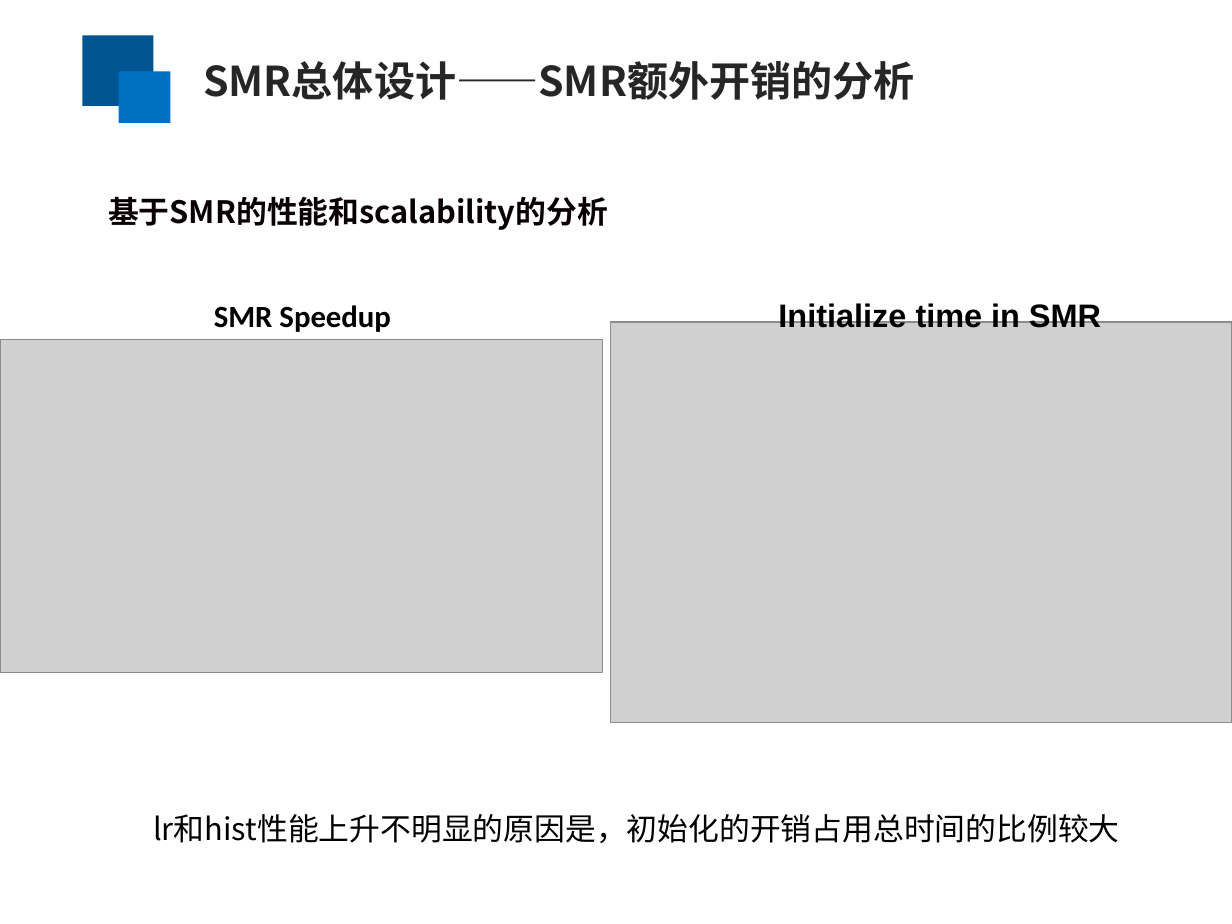
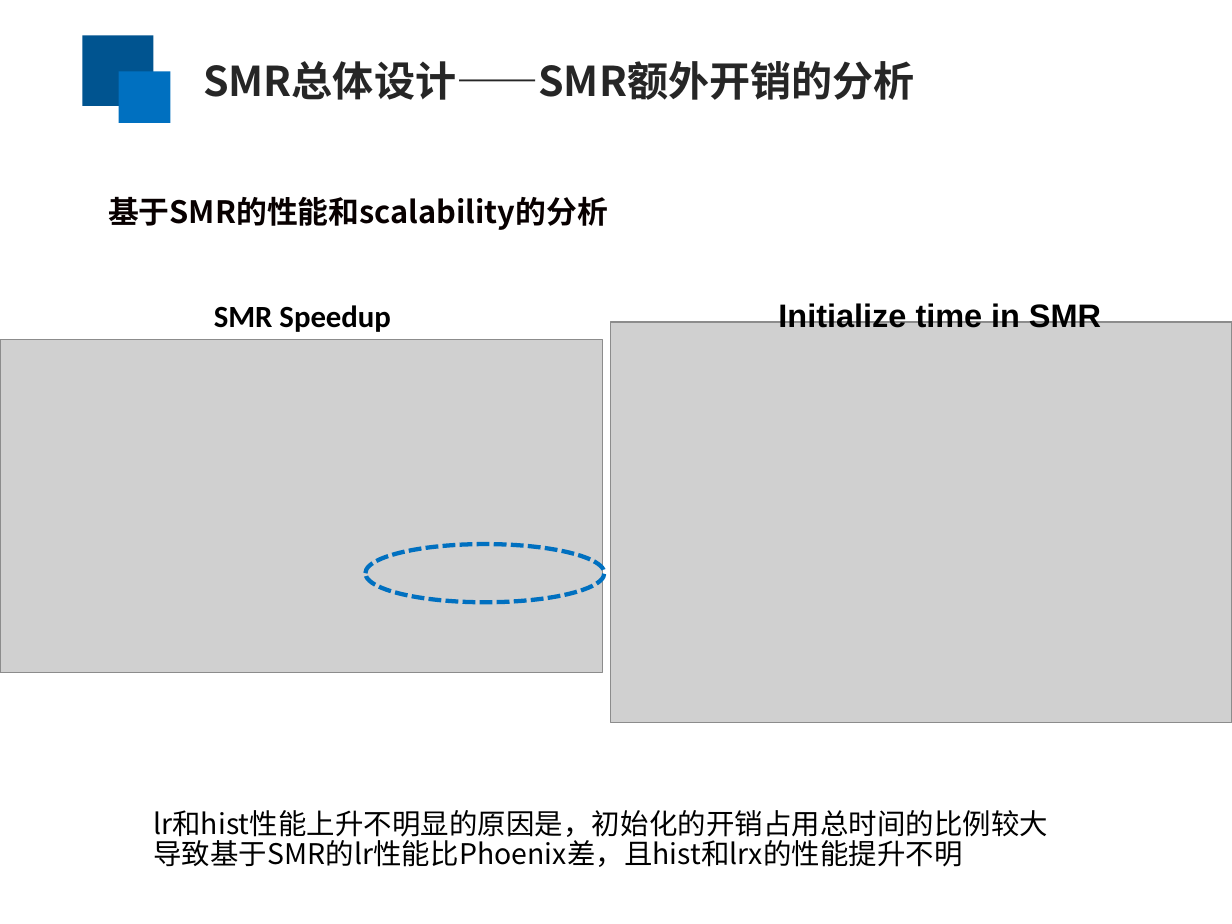
Before and after one commit to yufenyu/work, a slide deck: slide 23 of dmr_paper/paper/chinaSys-2016.ppt (slide 24 before the commit). Drawn at 1232x924 pixels with LibreOffice and Linux fonts; fonts in the diff are those of the drawing; grey boxes stand for pictures. Boxes give left, top, right and bottom in pixels: in the first picture for what was removed or moved away, otherwise in the second. Text is boxed around its words. In the diff, an @@ line names an element or a change of style, - is before the commit and + after.

```diff
--- a/dmr_paper/paper/chinaSys-2016.ppt
+++ b/dmr_paper/paper/chinaSys-2016.ppt
@@ ellipse added at (366, 545, 605, 602), outline #0070C0 2.49 pt dashed @@
@@ text at (153, 836, 962, 867): paragraph added @@
+导致基于SMR的lr性能比Phoenix差，且hist和lrx的性能提升不明
@@ text at (153, 810, 1048, 841): size 18 to 16.6 pt in "lr和hist性能上升不明显的原因是，初始化的开销占用总时间的比例较大"; line spacing 1 to 0.9 @@
```
Also in this commit, not shown: 11 other slides changed, 1 slide removed.
